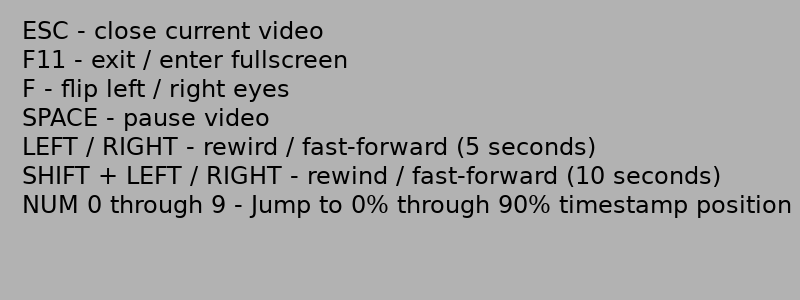
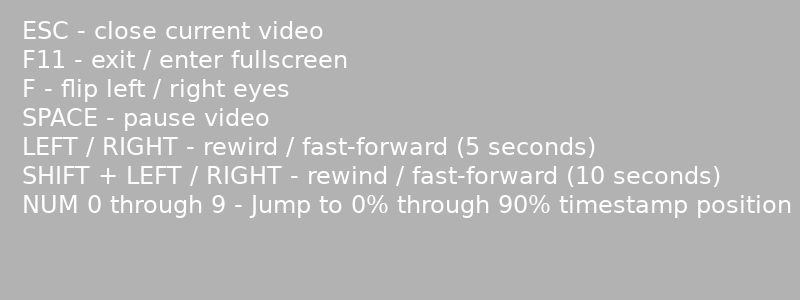
Two versions of the same layered image (800x300). Layer-by-layer changes:
painted on "ESC - close current video ..." over box(23, 21, 791, 218)
